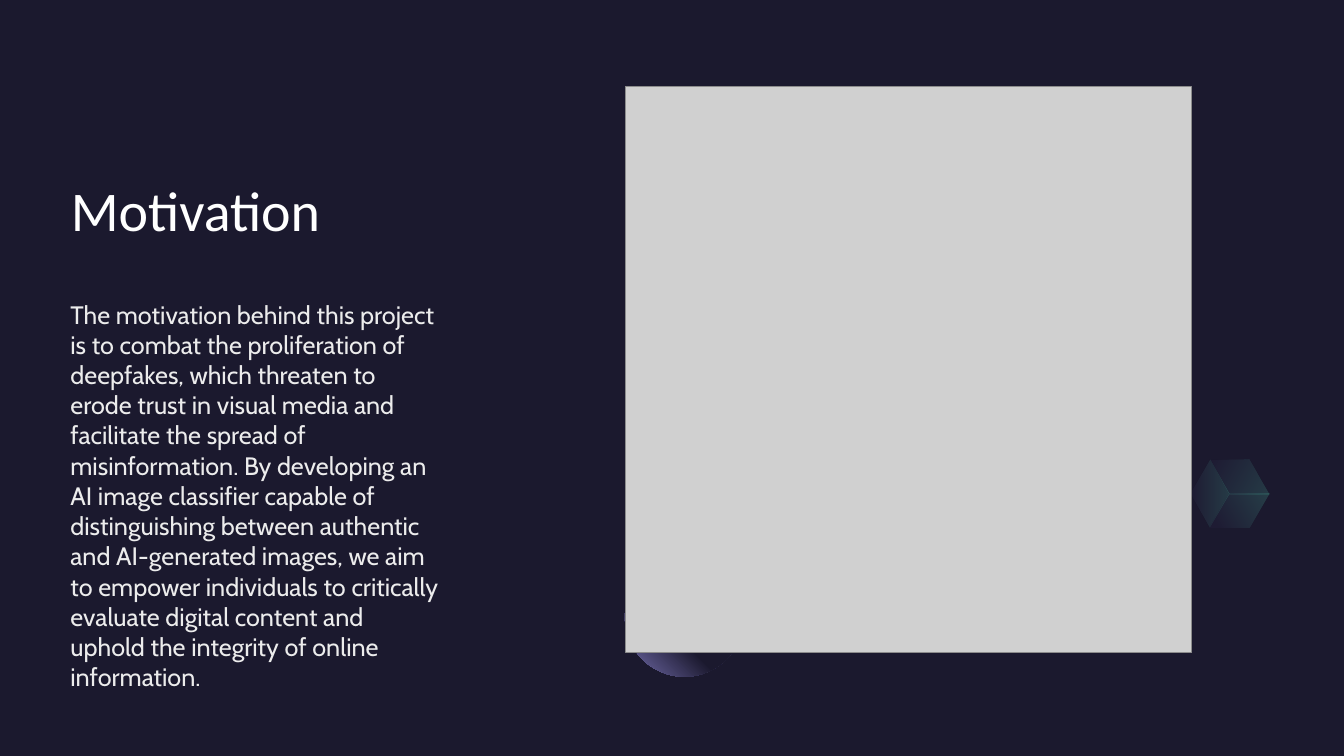
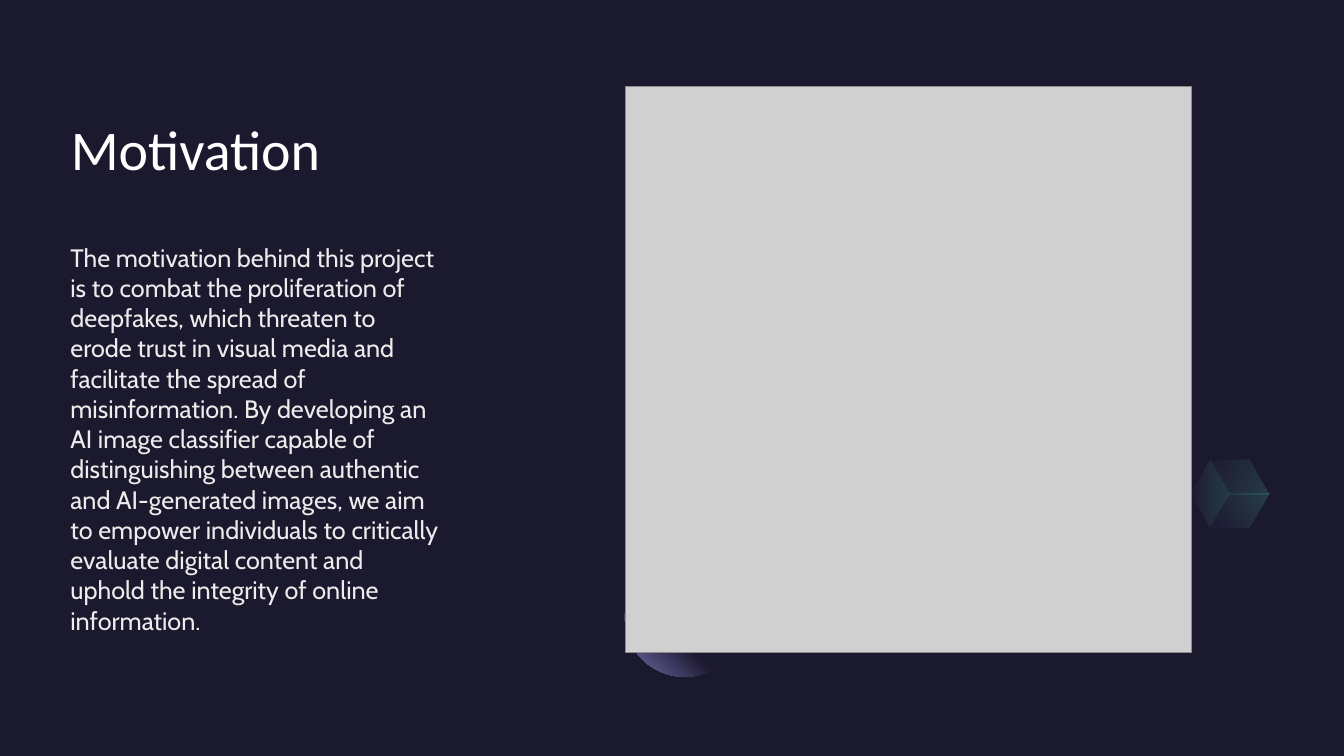
Before and after one commit to SahilDanayak/DA322-Course-Project, a slide deck: slide 4 of Report.pptx. Drawn at 1344x756 pixels with LibreOffice and Linux fonts; fonts in the diff are those of the drawing; grey boxes stand for pictures. Boxes give left, top, right and bottom in pixels: in the first picture for what was removed or moved away, otherwise in the second. Text is boxed around its words. In the diff, an @@ line names an element or a change of style, - is before the commit and + after.

```diff
--- a/Report.pptx
+++ b/Report.pptx
@@ title "Motivation": place and size @@
-title "Motivation" at (71,192,320,232)
+title "Motivation" at (71,131,320,171)
@@ subtitle "The motivation behind this project ...": place and size @@
-subtitle "The motivation behind this project ..." at (70,305,439,662)
+subtitle "The motivation behind this project ..." at (70,248,439,606)
```
Also in this commit, not shown: 4 other slides changed.
